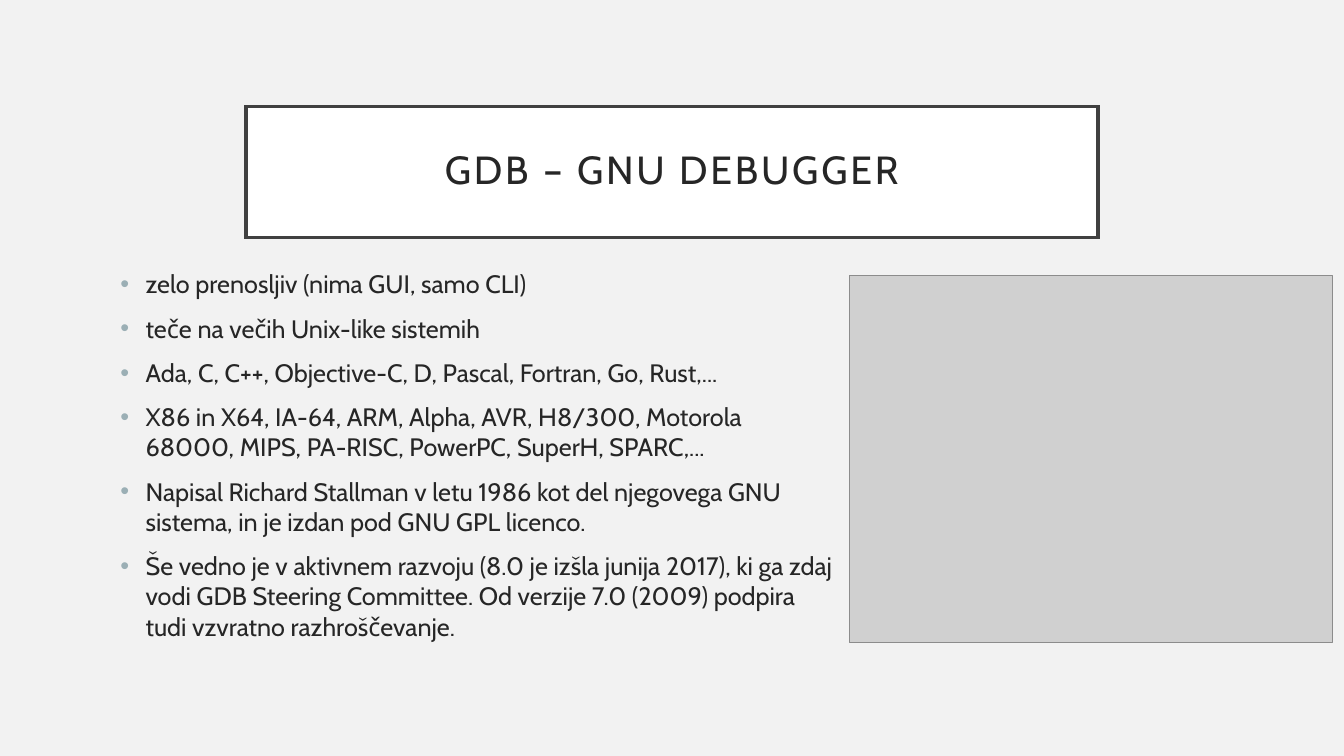
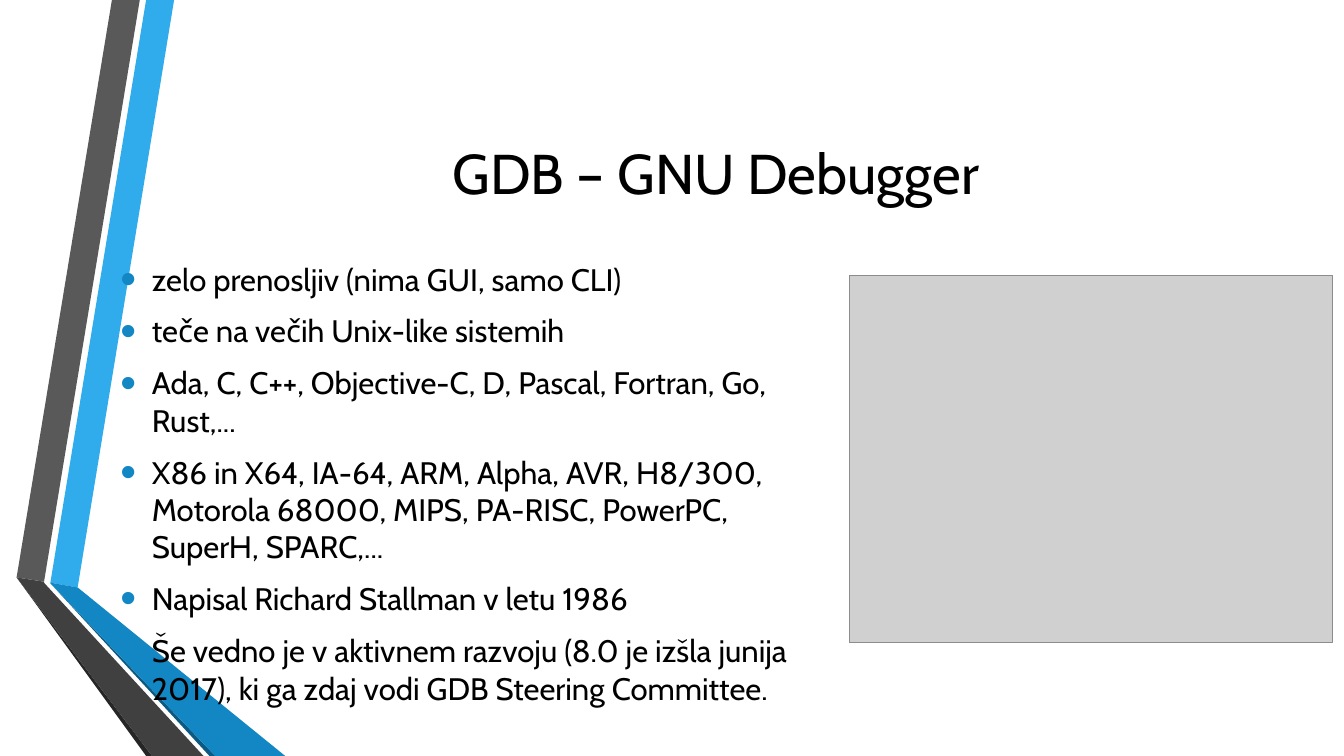
Before and after one commit to jakoberzar/razhroscevalniki, a slide deck: slide 7 of debuggers.pptx. Drawn at 1344x756 pixels with LibreOffice and Linux fonts; fonts in the diff are those of the drawing; grey boxes stand for pictures; background and template pictures are left out. Boxes give left, top, right and bottom in pixels: in the first picture for what was removed or moved away, otherwise in the second. Text is boxed around its words. In the diff, an @@ line names an element or a change of style, - is before the commit and + after.

```diff
--- a/debuggers.pptx
+++ b/debuggers.pptx
@@ background #F2F2F2 to picture (left out) @@
@@ title "GDB – GNU Debugger": place and size @@
-title "GDB – GNU Debugger" at <box>246,106,1098,237</box>
+title "GDB – GNU Debugger" at <box>452,152,980,207</box>
@@ title "GDB – GNU Debugger" at <box>452,152,980,207</box>: fill #FFFFFF to none; outline #404040 2.5 pt to none @@
@@ title at <box>452,152,980,207</box>: text changed; size 28 to 40 pt; text colour #262626 to #000000 @@
-GDB – GNU DEBUGGER
+GDB – GNU Debugger
@@ text "zelo prenosljiv (nima GUI, samo ..." at <box>152,267,787,707</box>: vertical alignment top to middle @@
@@ text at <box>152,267,767,566</box>: size 18 to 22.2 pt, text colour #262626 to #000000 in "zelo prenosljiv (nima GUI, samo CLI)", "teče na večih Unix-like sistemih", "Ada, C, C++, Objective-C, D, Pascal, Fortran, ...", "X86 in X64, IA-64, ARM, Alpha, AVR, ..."; indent changed; bullet colour #9BAFB5 to #1287C3 @@
@@ group added at <box>16,0,285,756</box>: 6 freeform shapes @@
@@ text at <box>152,586,787,707</box>: text changed; size 18 to 22.2 pt; text colour #262626 to #000000 @@
-• Napisal Richard Stallman v letu 1986 kot del njegovega GNU sistema, in je izdan pod GNU GPL licenco.
-• Še vedno je v aktivnem razvoju (8.0 je izšla junija 2017), ki ga zdaj vodi GDB Steering Committee. Od verzije 7.0 (2009) podpira tudi vzvratno razhroščevanje.
+• Napisal Richard Stallman v letu 1986
+• Še vedno je v aktivnem razvoju (8.0 je izšla junija 2017), ki ga zdaj vodi GDB Steering Committee.
```
Also in this commit, not shown: 27 other slides changed, 3 slides added, 1 slide removed, 3 other files.
